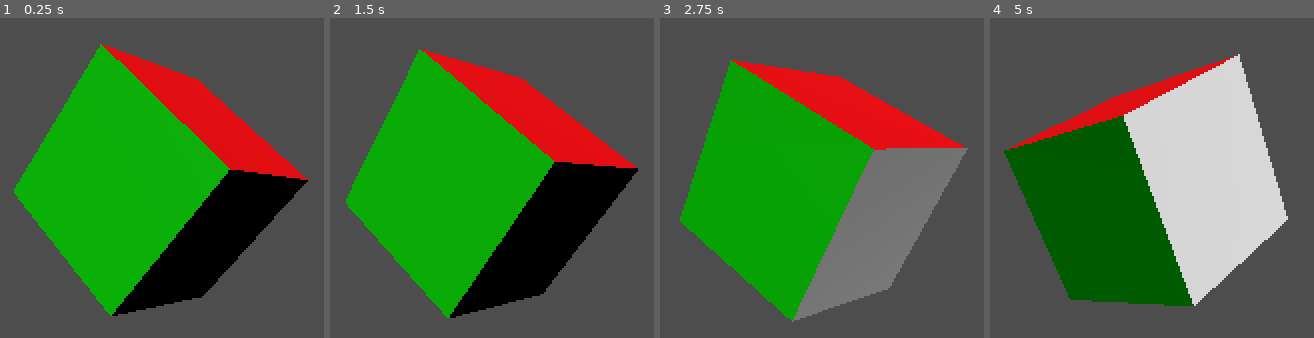
Above: before the commit, frames 1-4 (left to right).
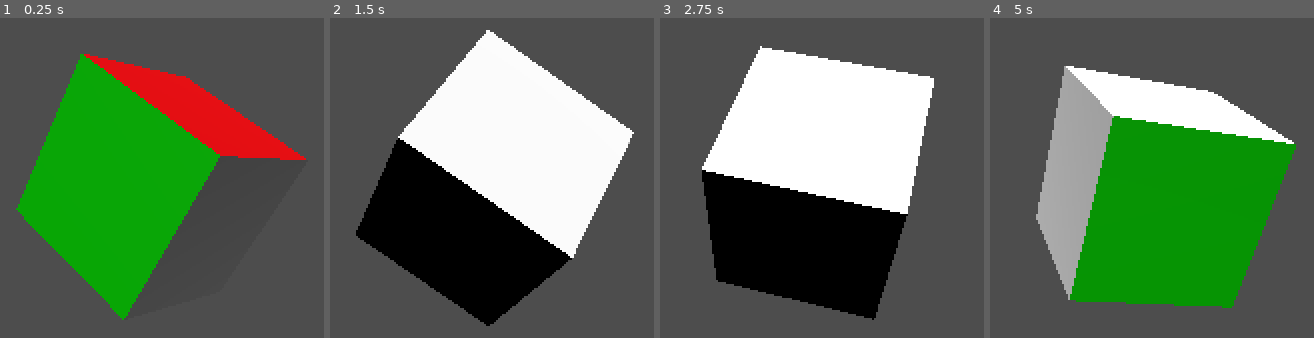
Above: after the commit, the same moments.

Repository: Damian-Wilding/Algorithm-Visualizer
Game: Godot game, scene res://testing.tscn
The game is run twice, just before and just after one commit, with the same random seed, the same clock (stepped at 60 frames per second) and the same inputs. The project has no main scene, so this scene is started directly.
Inputs:
- Up to frame 1 (0.25 s): no input
- Up to frame 2 (1.5 s): tap Enter (ui_accept) at 0.5, 0.6, 0.77, 1.07, 1.35 s; hold Down (ui_text_caret_down) from 1.28 s (still down)
- Up to frame 3 (2.75 s): tap Enter (ui_accept) at 1.52, 1.82, 2.1 s; release Down (ui_text_caret_down) at 2.03 s
- Up to frame 4 (5 s): tap Enter (ui_accept) at 2.85, 3.02, 3.32, 3.6, 3.77, 4.07, 4.35, 4.52, 4.82 s; hold Down (ui_text_caret_down) from 3.53 s (still down)

The runs differ from the first frame. In frame 1, 16% of the frame differs, in the area x 4-96%, y 8-95%; in frame 2, 47%; in frame 3, 52%, in the area x 6-96%, y 8-95%; in frame 4, 51%.

Commit message:
working on testing to make it like cube and still work

Diff:
--- a/Testing.gd
+++ b/Testing.gd
@@ -1,29 +1,33 @@
 extends Node3D
 
 var piece
-var iterator = 0
+var iterator = 0.0
+var rotation_speed = 2
+var location
+var time_to_turn = 3
+var place_to_rotate_to = PI
 # Called when the node enters the scene tree for the first time.
 func _ready():
 	piece = $Node3D/Area3D/MeshInstance3D
-	var random_place = Vector3(3,3,3)
 	#var iterator = 0
 	#piece.rotation = Vector3(3,2,3)
 	#print(piece.position)
-	var stringman = "10"
-	var tempstring = stringman[0]
-	stringman[0] = stringman[1]
-	stringman[1] = tempstring
-	print(stringman)
+	location = piece.rotation.x
+
 
 
 # Called every frame. 'delta' is the elapsed time since the previous frame.
 func _process(delta):
-	print($Node3D/Area3D/MeshInstance3D.rotation)
-	#$Node3D/Area3D/MeshInstance3D.position.lerp(Vector3(50,50,50), 0.01)
-	$Node3D/Area3D/MeshInstance3D.rotation.x = lerp_angle($Node3D/Area3D/MeshInstance3D.rotation.x, PI/3, iterator)
-	print(delta)
-	print(iterator)
-	iterator += delta
+	if Input.is_action_just_released("ui_accept"):
+		U()
+
+	elif Input.is_action_just_released("ui_text_caret_down"):
+		U2()
+
+	if iterator < time_to_turn:
+		piece.rotation.x = lerp_angle(piece.rotation.x, place_to_rotate_to, delta)
+		print(iterator)
+		iterator += delta
 
 
 func _on_tester_timer_timeout():
@@ -33,7 +37,15 @@
 
 
 # This code below is from the cube script. I put it here in case I ever need it.
+func U():
+	if iterator >= time_to_turn:
+		iterator = 0.0
+		place_to_rotate_to += PI / 2
 
+func U2():
+	if iterator >= time_to_turn:
+		iterator = 0.0
+		place_to_rotate_to += PI
 # Have the cube continue to rotate if the timer is running.
 	#if $HowLongToTurn90Degrees.is_stopped() == false:
 		# Iterate through all the pieces that need to be turned.
--- a/cube.gd
+++ b/cube.gd
@@ -2,13 +2,13 @@
 
 var POSITION_SCALER = 3
 # Degrees to rotate is how many degrees the current turn being made is rotating. (In other words, if I'm currently in the middle of a 90 degree turn, then degrees to rotate will be 90.)
-var DEGREES_TO_ROTATE = 90
+var DEGREES_TO_ROTATE = 0
 # This variable is the absolute value of the degrees to rotate. It is used to calculate the turn speed. This is needed  …(239 unchanged characters)…
 var ABSOLUTE_VALUE_DEGREES_TO_ROTATE = 90
 # Turn speed is how fast the cube will turn. (5.00 is the fastest (5 turns per second) and 0.1 is the slowest (1 turn per 10 seconds).)
 var TURN_SPEED = 1
 # This controls how long the cube can't be turned for while a turn is being made. (Time in seconds.)
-var TIME_TO_TURN = 1
+var TIME_TO_TURN = 1.0
 # This number keeps track of how much time has passed.
 var ELAPSED_TIME = 0.0
 # This list is going to contain all of the pieces of the cube. (It's empty here, but the pieces will be added in _ready().)
@@ -16,7 +16,7 @@
 # This list is going to contain all of the pieces that are currently moving.
 var CURRENTLY_MOVING_PIECES = []
 # This variable keeps track of whether the cube is able to be turned or not. (It starts off as false, then when a key is pressed, it will change to be true and once the key is released, it will change back to false. I'm mainly just using this to debug this script.)
-var CANT_BE_TURNED = true
+var ABLE_TO_BE_TURNED = true
 # This variable will tell the cube which axis to rotate on. ( U() would be "Y", D() would be "-Y", F() would be "Z", B() would be "-Z", etc...)
 var CURRENT_AXIS_OF_ROTATION
 # These variables are used to set the rotation velocity of the currently turning parts.
@@ -39,31 +39,33 @@
 	# Finally, add the core.
 	ALL_PIECES_LIST.append($Core/MeshInstance3D)
 
-	# Make sure the cube timer is stopped so that turns can be made immediately.
-	$TurnTimer.stop()
 
 
 # Called every frame. 'delta' is the elapsed time since the previous frame.
 func _process(delta):
-	print("ready")
 	if Input.is_action_just_released("ui_accept"):
 		U()
 
 	elif Input.is_action_just_released("ui_text_caret_down"):
 		F()
 
+	print("ELAPSED_TIME: ", ELAPSED_TIME, ", DEGREES_TO_ROTATE: ", DEGREES_TO_ROTATE)
+
 	# Have the cube continue to rotate if the timer is running.
-	if $TurnTimer.is_stopped() == false:
+	if ELAPSED_TIME < TIME_TO_TURN:
+		# Add the time that has passed since the last frame to the ELAPSED_TIME variable.
+		ELAPSED_TIME += delta
 		# Iterate through all the pieces that need to be turned.
 		for piece in CURRENTLY_MOVING_PIECES:
 			# Rotate the pieces based on the axis rotational velocities.
 			if CURRENT_AXIS_OF_ROTATION == "Y":
-				piece.rotation.y = lerp_angle(piece.rotation.y, deg_to_rad(DEGREES_TO_ROTATE), delta * TURN_SPEED)
+				#piece.rotation.y = lerp_angle(piece.rotation.y, deg_to_rad(DEGREES_TO_ROTATE), ELAPSED_TIME / TIME_TO_TURN)
+				piece.rotation.y = lerp_angle(piece.rotation.y, deg_to_rad(DEGREES_TO_ROTATE), delta)
 			elif CURRENT_AXIS_OF_ROTATION == "X":
-				piece.rotation.x = lerp_angle(piece.rotation.x, deg_to_rad(DEGREES_TO_ROTATE), delta * deg_to_rad(DEGREES_TO_ROTATE) * TURN_SPEED)
+				piece.rotation.x = lerp_angle(piece.rotation.x, deg_to_rad(DEGREES_TO_ROTATE), delta)
 			elif CURRENT_AXIS_OF_ROTATION == "Z":
 				piece.rotation.z = lerp_angle(piece.rotation.z, deg_to_rad(DEGREES_TO_ROTATE), delta * deg_to_rad(DEGREES_TO_ROTATE) * TURN_SPEED)
-			print(piece.rotation.y)
+
 
 
 # This function currently isn't being used. I decided to have cube logic do this instead since I couldn't make this one work correctly.
@@ -178,17 +180,21 @@
 # Turn the top face clockwise.
 func U():
 	# Only do this if the cube isn't currently turning already.
-	if $TurnTimer.is_stopped():
+	if ELAPSED_TIME >= TIME_TO_TURN:
+		# Now that the cube is turning, don't let another turn start.
+		#ABLE_TO_BE_TURNED = false
 		# Update cube logic.
 		$CubeLogic.U()
 		# Change DEGREES_TO_TURN to be 270 since this is a -90 degree turn. (For some reason counterclockwise turns are considered +90 degree turns and clockwise turns are -90 degree turns.)
-		DEGREES_TO_ROTATE += 270
+		DEGREES_TO_ROTATE -= 90
 		# Change ABSOLUTE_VALUE_DEGREES_TO_ROTATE to be 90 since we are making a 90 degree turn.
-		ABSOLUTE_VALUE_DEGREES_TO_ROTATE += 90
+		#ABSOLUTE_VALUE_DEGREES_TO_ROTATE = 90
 		# Update the axis that the pieces will be turning around.
 		change_axis("Y")
 		# Start the turn timer. (TIME_TO_TURN tells us how long we want the turn to take.)
-		$TurnTimer.start(TURN_SPEED)
+		#$TurnTimer.start(TIME_TO_TURN)
+		# Change the ELAPSED_TIME to be 0 since it is restarting for a new turn.
+		ELAPSED_TIME = 0.0
 		# Clear all previous pieces from the currently moving parts list.
 		CURRENTLY_MOVING_PIECES.clear()
 		# Find all the pieces on the top face and add them to the currently moving parts list.
@@ -338,9 +344,9 @@
 	$CubeLogic.Z2()
 
 
-func TestingTimer_on_timer_timeout():
+#func TestingTimer_on_timer_timeout():
 	#U()
-	pass
+#	pass
 
 
 # This function will change the axis that all the moving pieces will be moving around.
--- a/testing.tscn
+++ b/testing.tscn
@@ -22,6 +22,5 @@
 
 [node name="TesterTimer" type="Timer" parent="."]
 wait_time = 0.254
-autostart = true
 
 [connection signal="timeout" from="TesterTimer" to="." method="_on_tester_timer_timeout"]
